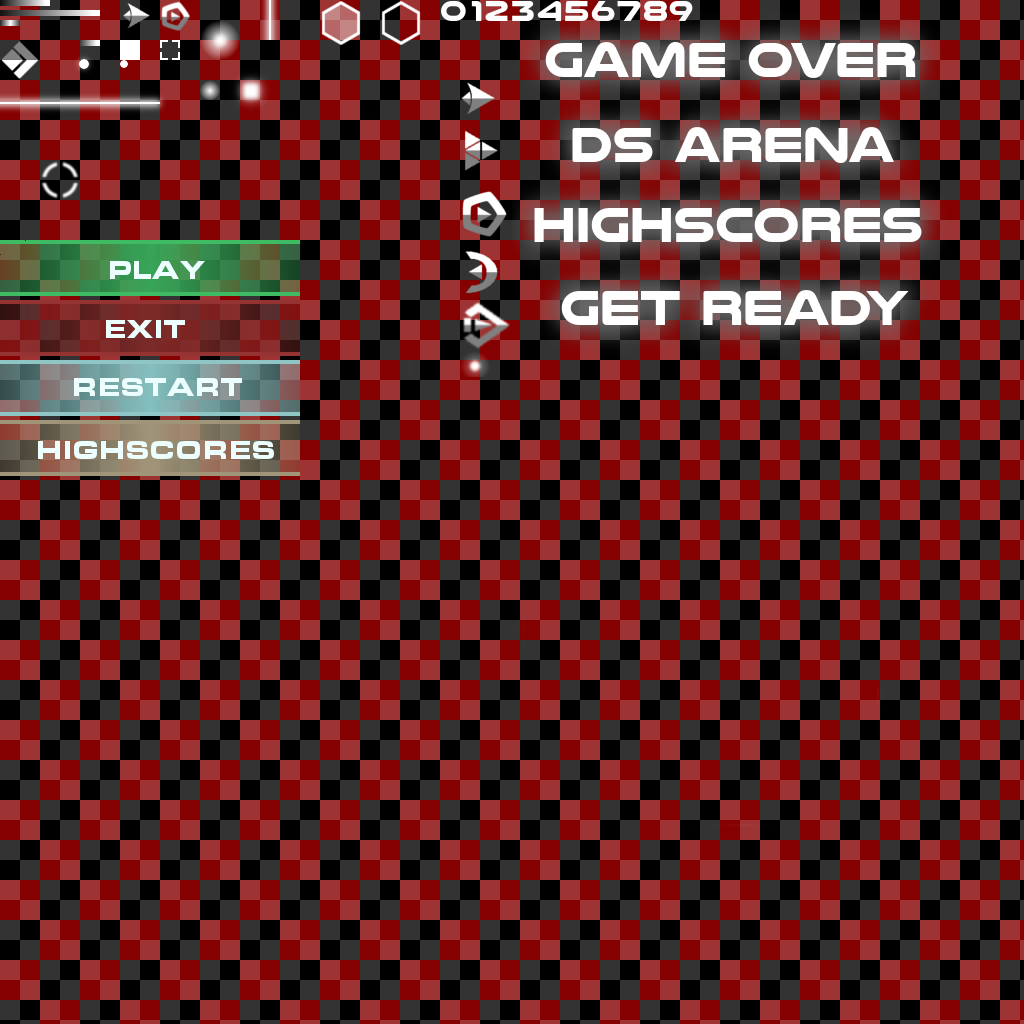
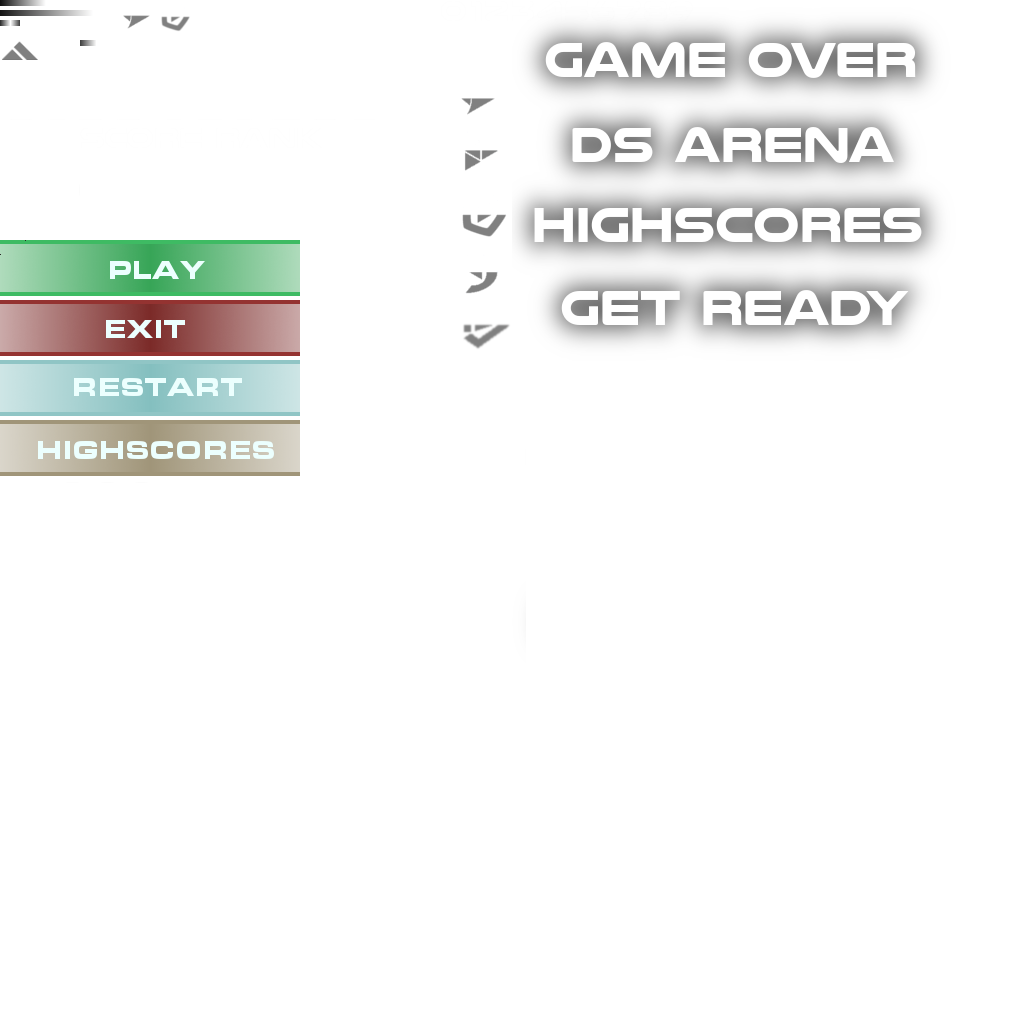
Layers edited between the first and the second 1024×1024 image:
added layer "SCORE RANK" above "Ebene #24" over 80, 128, 322, 148
hid "Ebene #17" over 0, 0, 1024, 1024
